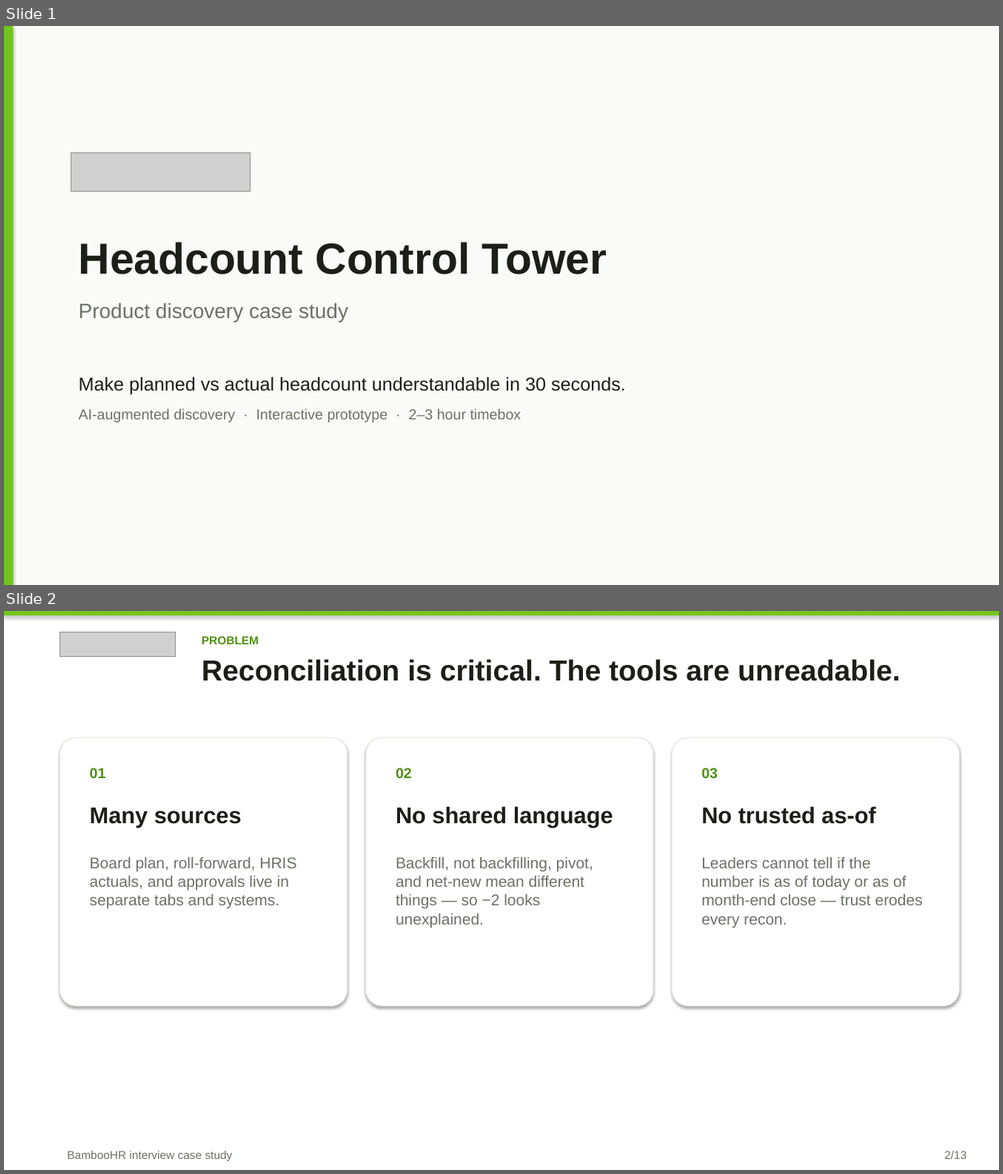
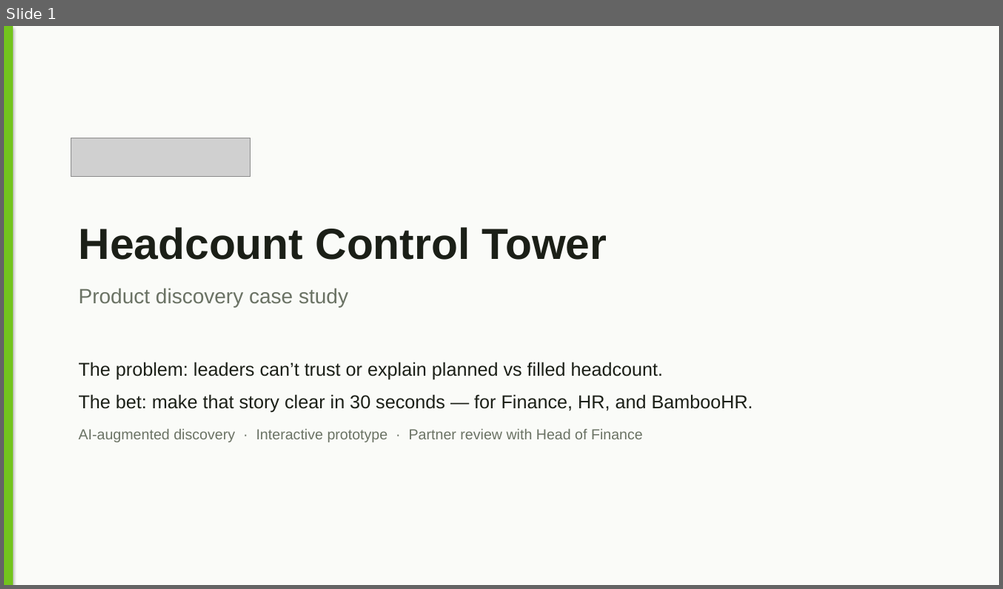
Before and after one commit to Brigdawg/Headcount-Reconciliation, a slide deck: deck/Headcount_Control_Tower_Case_Study.pptx. Shown one above the other, each under a label of ours: slides 1 and 2 before the commit, slide 1 after it. The pictures are 1003x1174 and 1003x589 pixels, drawn with LibreOffice and Linux fonts; fonts in the diff are those of the drawing; grey boxes stand for pictures. Boxes give left, top, right and bottom in pixels: in the first picture for what was removed or moved away, otherwise in the second. Text is boxed around its words. In the diff, an @@ line names an element or a change of style, - is before the commit and + after.

Commit message:
Strengthen deck around the problem, client value, and BambooHR value.
Add scrubbed “current spreadsheet” slide, clearer cross-functional process, and market stats focused on HR–Finance cohesion and recon time.

```diff
--- a/deck/Headcount_Control_Tower_Case_Study.pptx
+++ b/deck/Headcount_Control_Tower_Case_Study.pptx
@@ slide 2 removed at <box>4,611,999,1170</box>, background #FFFFFF @@
@@ rectangle removed at <box>4,611,999,615</box> @@
@@ picture removed at <box>60,632,176,657</box> @@
@@ text removed at <box>202,636,259,644</box> @@
-PROBLEM
@@ text removed at <box>202,659,900,681</box> @@
-Reconciliation is critical. The tools are unreadable.
@@ rounded rectangle removed at <box>60,738,347,1006</box> @@
@@ rounded rectangle removed at <box>366,738,653,1006</box> @@
@@ rounded rectangle removed at <box>671,738,959,1006</box> @@
@@ text removed at <box>90,768,106,778</box> @@
-01
@@ text removed at <box>395,768,412,779</box> @@
-02
@@ text removed at <box>701,768,717,779</box> @@
-03
@@ text removed at <box>90,807,242,828</box> @@
-Many sources
@@ text removed at <box>395,806,613,828</box> @@
-No shared language
@@ text removed at <box>701,806,875,824</box> @@
-No trusted as-of
@@ text removed at <box>90,857,296,909</box> @@
-Board plan, roll-forward, HRIS actuals, and approvals live in separate tabs and systems.
@@ text removed at <box>395,857,593,928</box> @@
-Backfill, not backfilling, pivot, and net-new mean different things — so −2 looks unexplained.
@@ text removed at <box>701,857,922,928</box> @@
-Leaders cannot tell if the number is as of today or as of month-end close — trust erodes every recon.
@@ text removed at <box>67,1151,233,1162</box> @@
-BambooHR interview case study
@@ text removed at <box>944,1151,966,1159</box> @@
-2/13
@@ slide 1 changed as well @@
@@ picture: place and size @@
-picture at <box>71,153,250,192</box>
+picture at <box>71,138,250,177</box>
@@ text "Headcount Control Tower": place and size @@
-text "Headcount Control Tower" at <box>79,242,607,322</box>
+text "Headcount Control Tower" at <box>79,227,607,307</box>
@@ text at <box>79,362,753,443</box>: text changed; size 14 to 18 pt; text colour #6A7264 to #1B1F17 @@
-Make planned vs actual headcount understandable in 30 seconds.
-AI-augmented discovery · Interactive prototype · 2–3 hour timebox
+The problem: leaders can’t trust or explain planned vs filled headcount.
+The bet: make that story clear in 30 seconds — for Finance, HR, and BambooHR.
+AI-augmented discovery · Interactive prototype · Partner review with Head of Finance
```
Also in this commit, not shown: 8 other slides changed, 5 slides added, 3 other slides removed, 3 other files.
